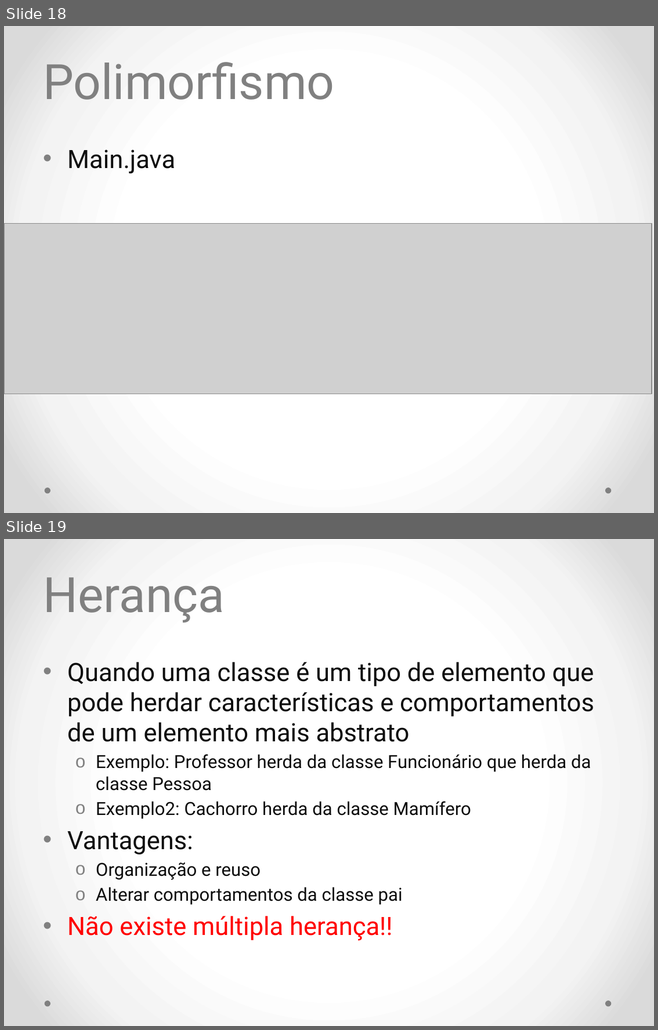
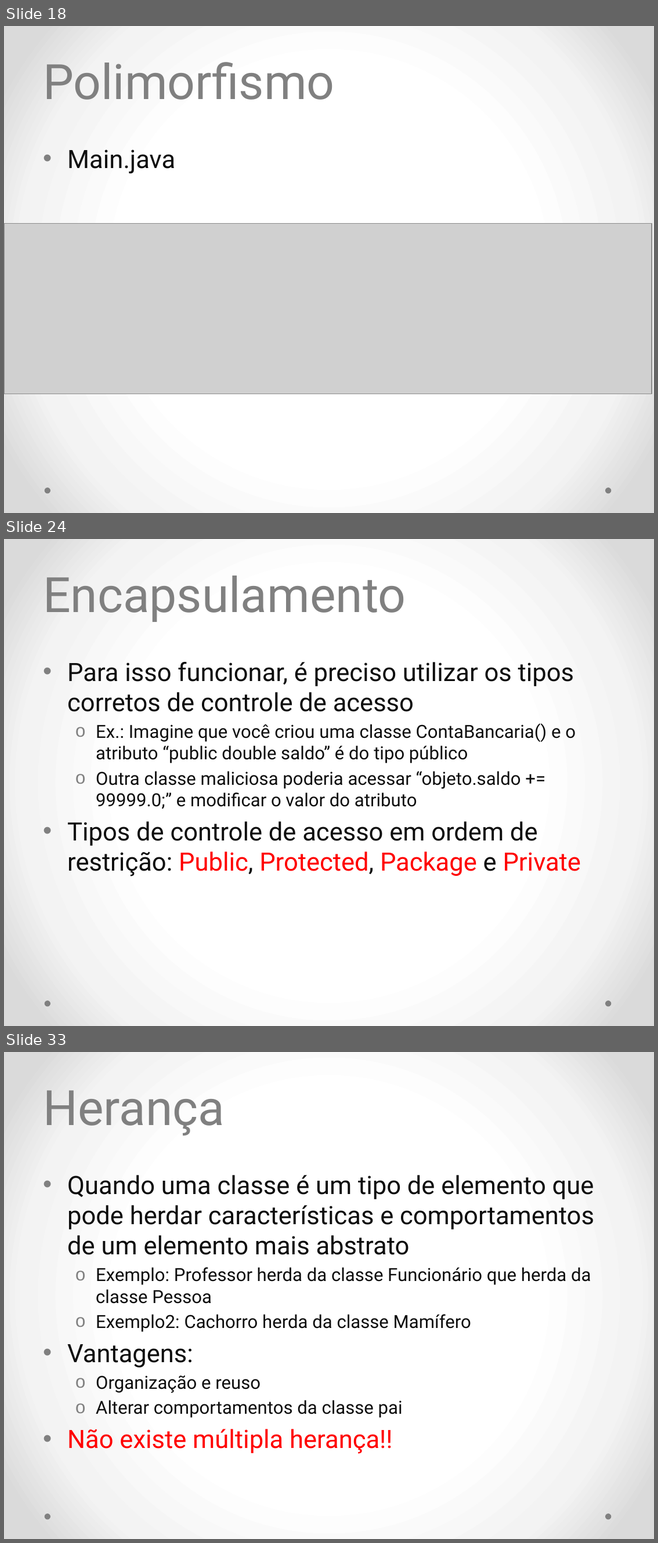
Before and after one commit to diogosm/cetam-lpoo-1, a slide deck: slides/aula 2.pptx. Shown one above the other, each under a label of ours: slides 18 and 19 before the commit, slides 18, 24 and 33 after it; the slides between them are not shown. The pictures are 658x1030 and 658x1543 pixels, drawn with LibreOffice and Linux fonts; fonts in the diff are those of the drawing; grey boxes stand for pictures. Boxes give left, top, right and bottom in pixels: in the first picture for what was removed or moved away, otherwise in the second. Text is boxed around its words. In the diff, an @@ line names an element or a change of style, - is before the commit and + after.

```diff
--- a/slides/aula 2.pptx
+++ b/slides/aula 2.pptx
@@ slide 24 added at bbox=[4, 539, 654, 1026], background gradient #FFFFFF to #F4F4F4 to #DADADA; not listed: 2 template elements that a slide beside it also shows @@
@@ title added at bbox=[43, 576, 405, 622], 54 pt, text #808080 @@
+Encapsulamento
@@ text added at bbox=[67, 662, 581, 877], 20 pt, text #0D0D0D @@
+• Para isso funcionar, é preciso utilizar os tipos corretos de controle de acesso
+  o Ex.: Imagine que você criou uma classe ContaBancaria() e o atributo “public double saldo” é do tipo público
+  o Outra classe maliciosa poderia acessar “objeto.saldo += 99999.0;” e modificar o valor do atributo
+• Tipos de controle de acesso em ordem de restrição: Public, Protected, Package e Private
@@ what was slide 19 is now slide 33 @@
```
Also in this commit, not shown: 4 slides changed, 17 other slides added, 1 other file.
